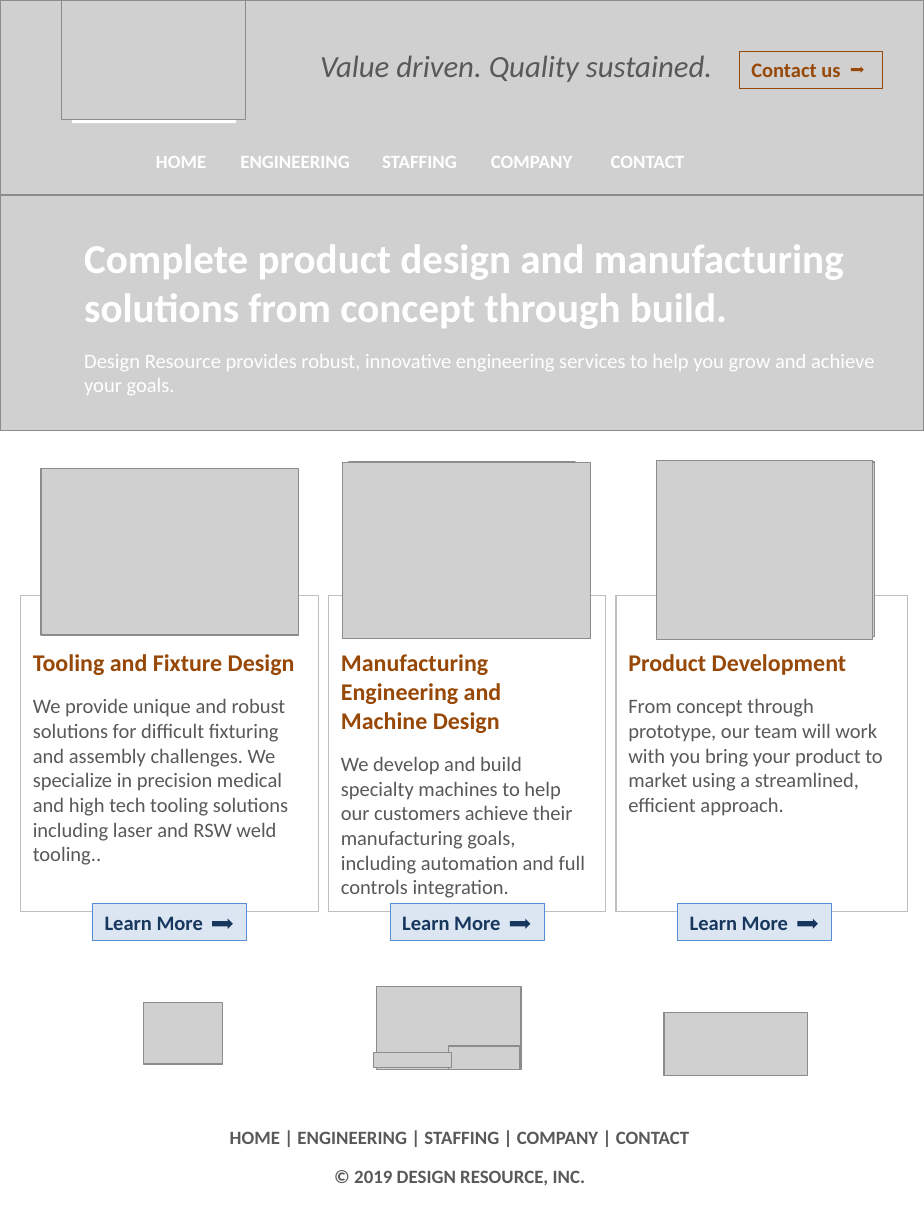
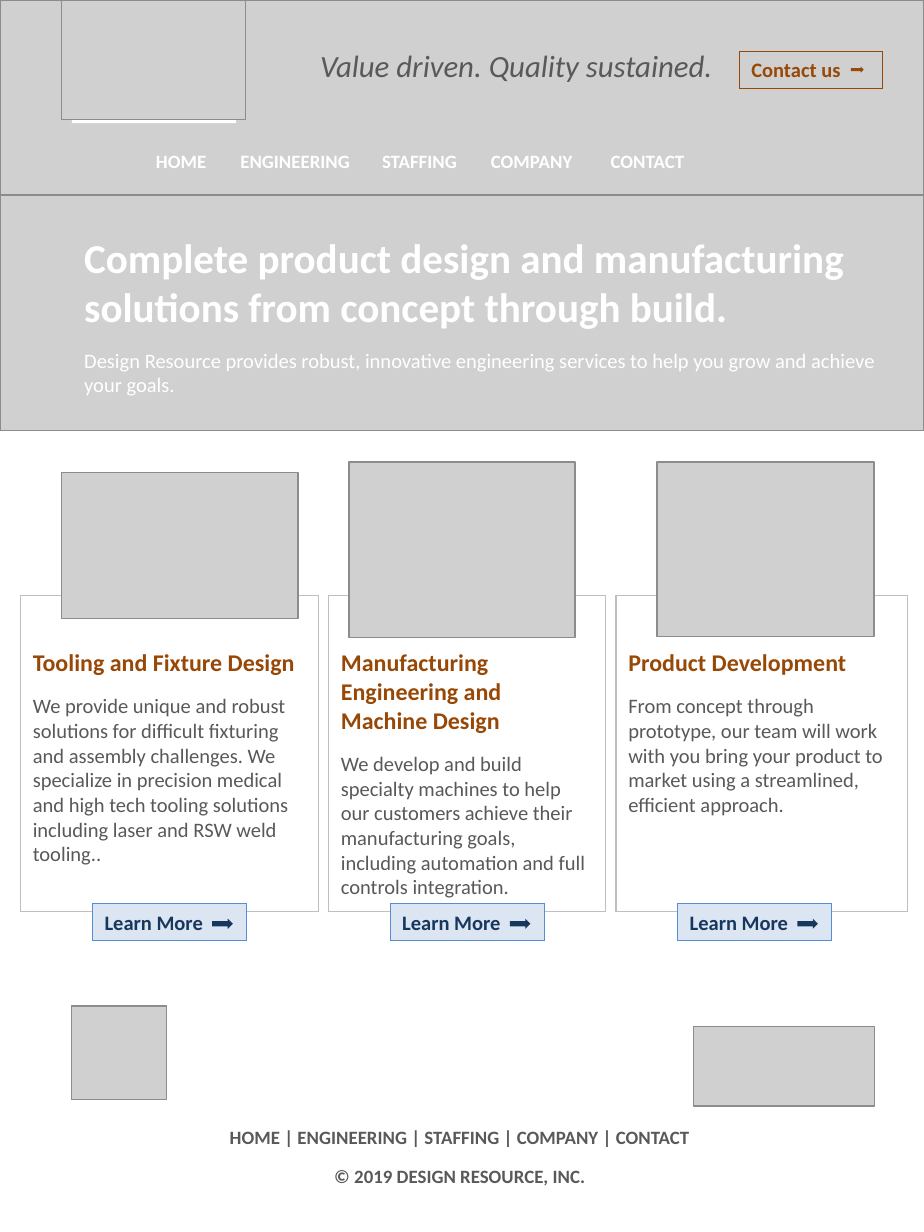
Before and after one commit to doncasanova/design-resource, a slide deck: slide 1 of docs/DRI website.pptx. Drawn at 924x1232 pixels with LibreOffice and Linux fonts; fonts in the diff are those of the drawing; grey boxes stand for pictures. Boxes give left, top, right and bottom in pixels: in the first picture for what was removed or moved away, otherwise in the second. Text is boxed around its words. In the diff, an @@ line names an element or a change of style, - is before the commit and + after.

```diff
--- a/docs/DRI website.pptx
+++ b/docs/DRI website.pptx
@@ picture removed at bbox=[41, 468, 298, 634] @@
@@ picture removed at bbox=[342, 463, 590, 638] @@
@@ picture removed at bbox=[657, 461, 872, 641] @@
@@ picture removed at bbox=[376, 987, 521, 1069] @@
@@ picture added at bbox=[71, 1007, 166, 1100] @@
@@ picture removed at bbox=[144, 1003, 223, 1064] @@
@@ picture removed at bbox=[448, 1046, 519, 1069] @@
@@ picture: place and size @@
-picture at bbox=[664, 1013, 807, 1076]
+picture at bbox=[694, 1026, 875, 1105]
@@ picture removed at bbox=[373, 1053, 452, 1068] @@
```
Also in this commit, not shown: 1 other slide changed, 5 slides removed, 3 other files.
